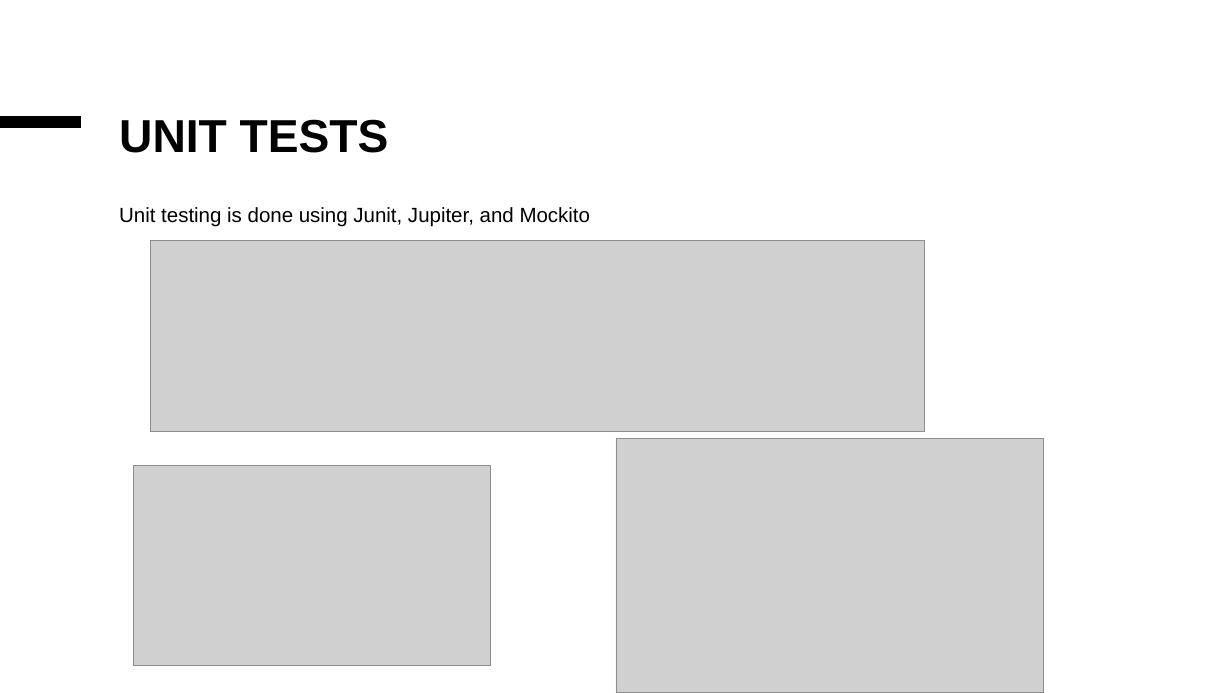
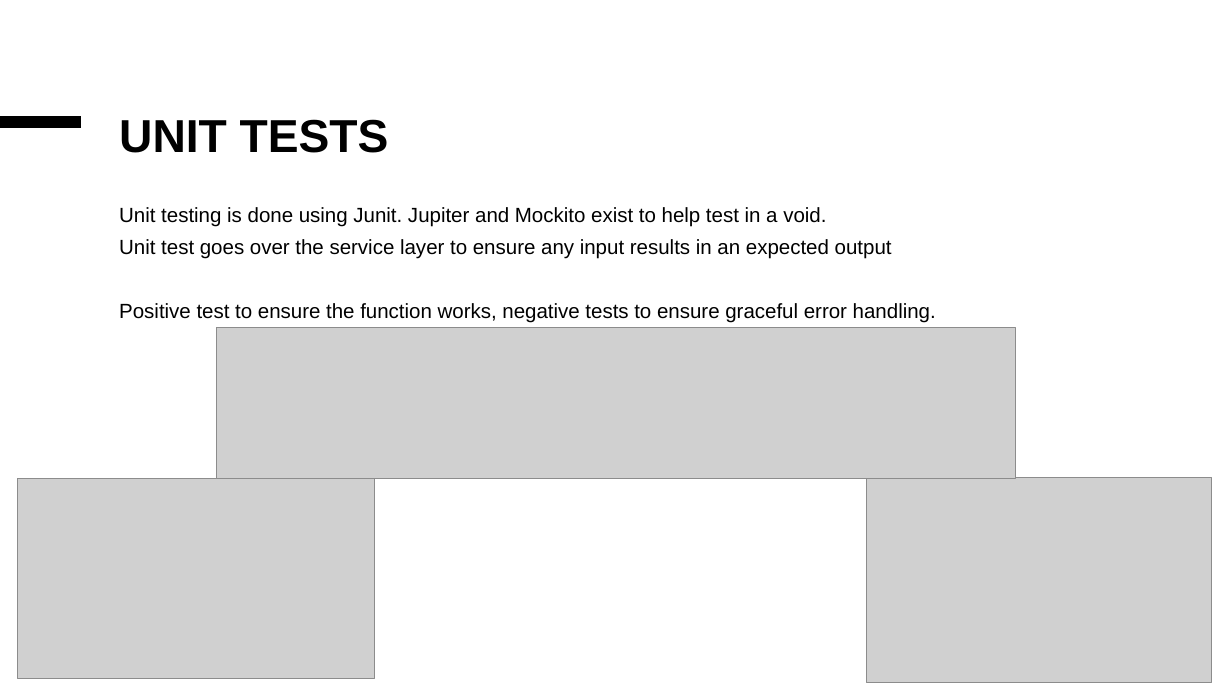
Before and after one commit to djkeithly/revature_p0, a slide deck: slide 3 of documents/Bank repl.pptx. Drawn at 1232x693 pixels with LibreOffice and Linux fonts; fonts in the diff are those of the drawing; grey boxes stand for pictures. Boxes give left, top, right and bottom in pixels: in the first picture for what was removed or moved away, otherwise in the second. Text is boxed around its words. In the diff, an @@ line names an element or a change of style, - is before the commit and + after.

```diff
--- a/documents/Bank repl.pptx
+++ b/documents/Bank repl.pptx
@@ text at (119,207,936,323): text changed @@
-Unit testing is done using Junit, Jupiter, and Mockito
+Unit testing is done using Junit. Jupiter and Mockito exist to help test in a void.
+Unit test goes over the service layer to ensure any input results in an expected output
+Positive test to ensure the function works, negative tests to ensure graceful error handling.
@@ picture removed at (150,241,924,432) @@
@@ picture added at (216,328,1017,479) @@
@@ picture: place and size @@
-picture at (133,465,491,665)
+picture at (18,479,375,679)
@@ picture: place and size @@
-picture at (616,438,1043,692)
+picture at (867,478,1213,683)
```
Also in this commit, not shown: 2 other slides changed, 1 slide added, 9 other files.
